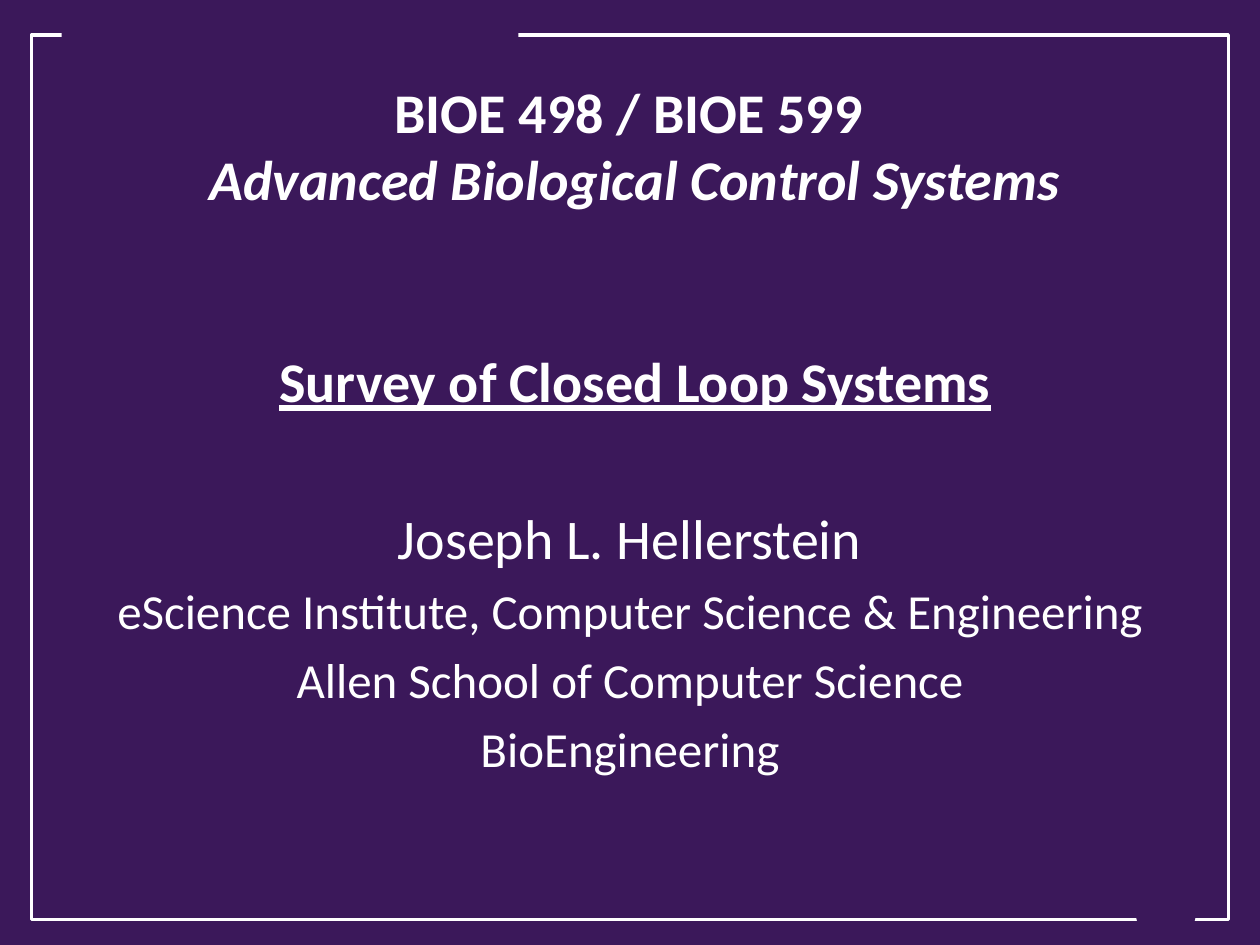
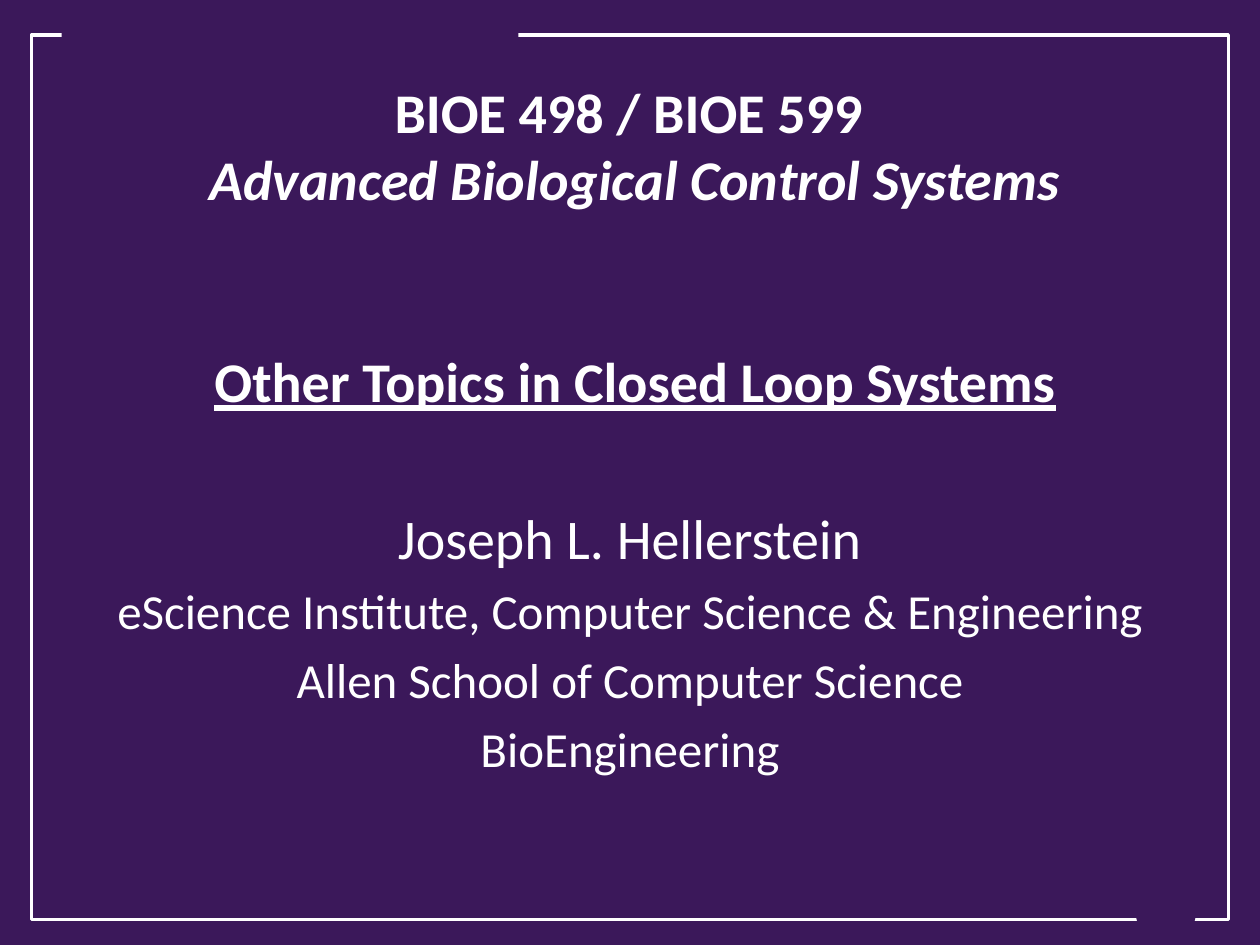
Before and after one commit to joseph-hellerstein/advanced-controls-lectures, a slide deck: slide 1 of lectures/lecture_16-Survey-of-Closed-Loop-Systems/Survey-Of-Closed-Loop-Systems.pptx. Drawn at 1260x945 pixels with LibreOffice and Linux fonts; fonts in the diff are those of the drawing; background and template pictures are left out. Boxes give left, top, right and bottom in pixels: in the first picture for what was removed or moved away, otherwise in the second. Text is boxed around its words. In the diff, an @@ line names an element or a change of style, - is before the commit and + after.

```diff
--- a/lectures/lecture_16-Survey-of-Closed-Loop-Systems/Survey-Of-Closed-Loop-Systems.pptx
+++ b/lectures/lecture_16-Survey-of-Closed-Loop-Systems/Survey-Of-Closed-Loop-Systems.pptx
@@ title at [210,94,1059,411]: text changed @@
-BIOE 498 / BIOE 599
-Advanced Biological Control Systems
-Survey of Closed Loop Systems
+BIOE 498 / BIOE 599
+Advanced Biological Control Systems
+Other Topics in Closed Loop Systems
```
Also in this commit, not shown: 4 other files.
